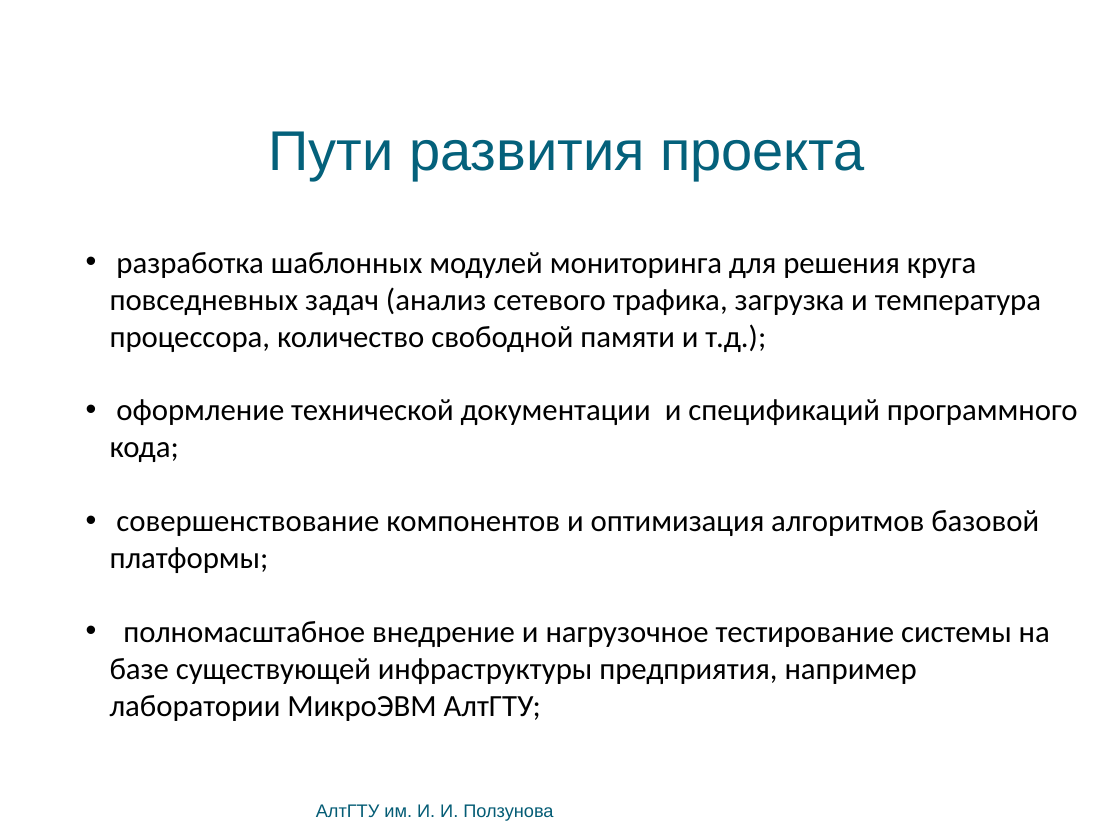
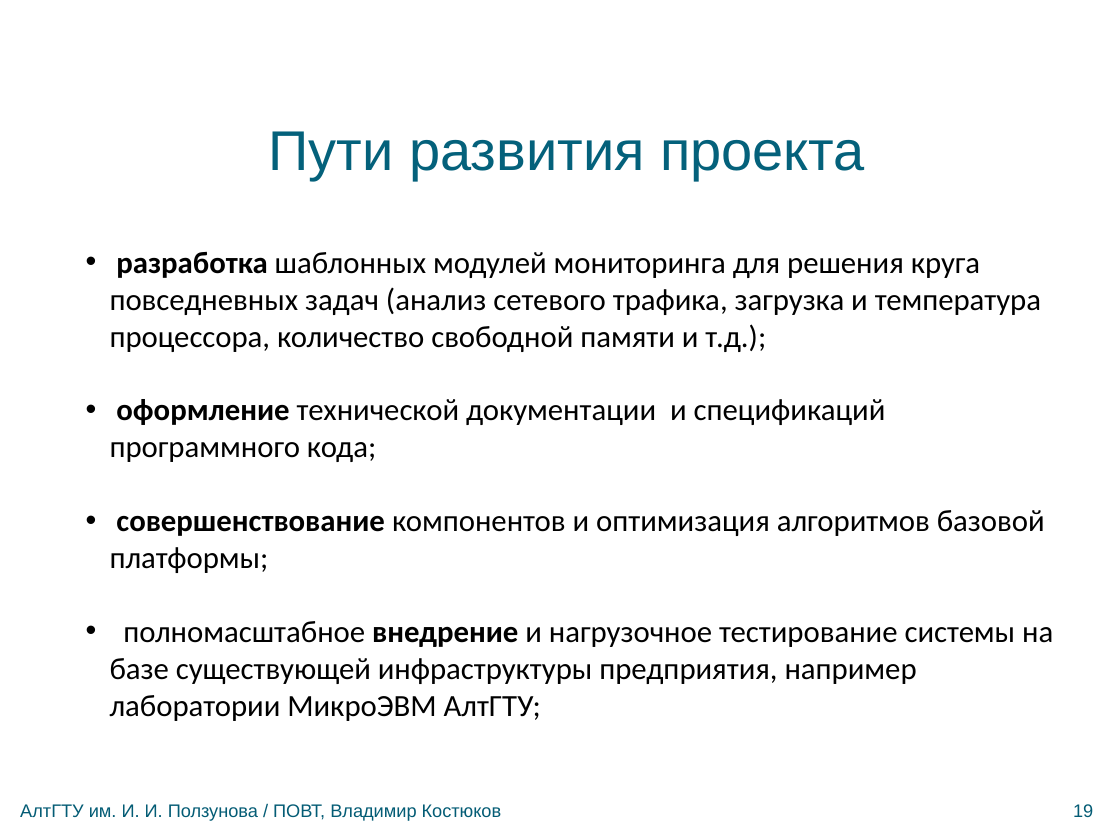
Before and after one commit to bluerain/snoopy, a slide deck: slide 19 of diploma/trunk/ppt/kostyukov.pptx. Drawn at 1120x840 pixels with LibreOffice and Linux fonts; fonts in the diff are those of the drawing; background and template pictures are left out. Boxes give left, top, right and bottom in pixels: in the first picture for what was removed or moved away, otherwise in the second. Text is boxed around its words. In the diff, an @@ line names an element or a change of style, - is before the commit and + after.

```diff
--- a/diploma/trunk/ppt/kostyukov.pptx
+++ b/diploma/trunk/ppt/kostyukov.pptx
@@ text "разработка шаблонных модулей мониторинга для ..." at (x1=110, y1=252, x2=1053, y2=721): bold on in "разработка", "оформление", "совершенствование", "внедрение" @@
@@ text at (x1=20, y1=804, x2=502, y2=821): text changed @@
-АлтГТУ им. И. И. Ползунова
+АлтГТУ им. И. И. Ползунова / ПОВТ, Владимир Костюков
@@ text added at (x1=1073, y1=804, x2=1093, y2=817), 13 pt, text #045C75 @@
+19
```
Also in this commit, not shown: 18 other slides changed, 1 slide added, 1 slide removed, 2 other files.
